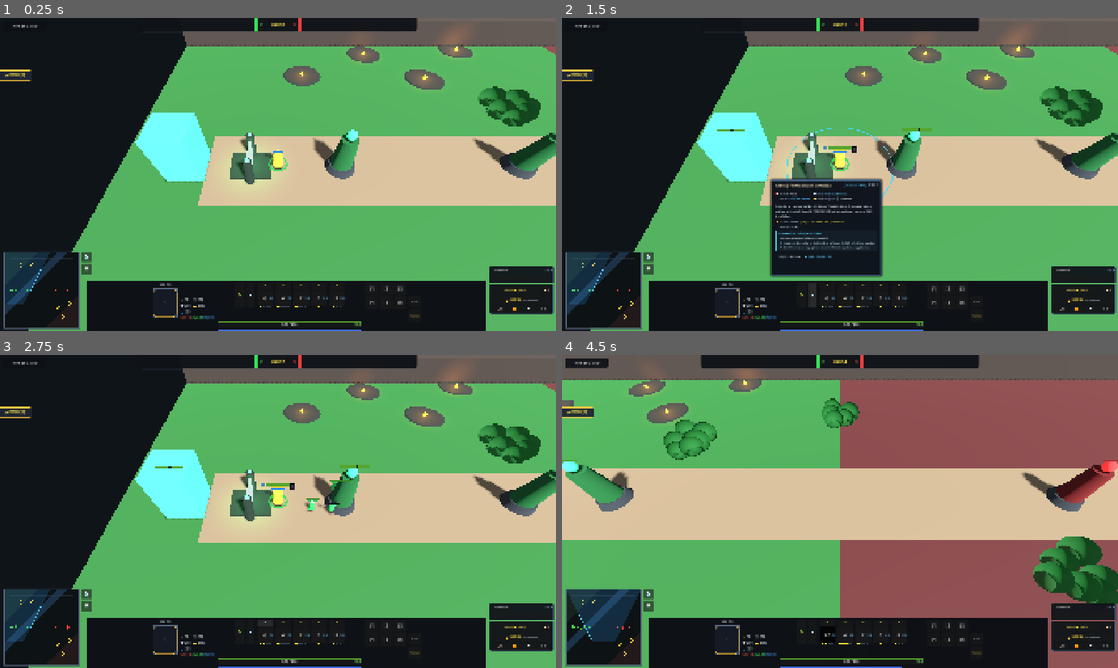
Above: before the commit, frames 1-4 (two rows, left to right).
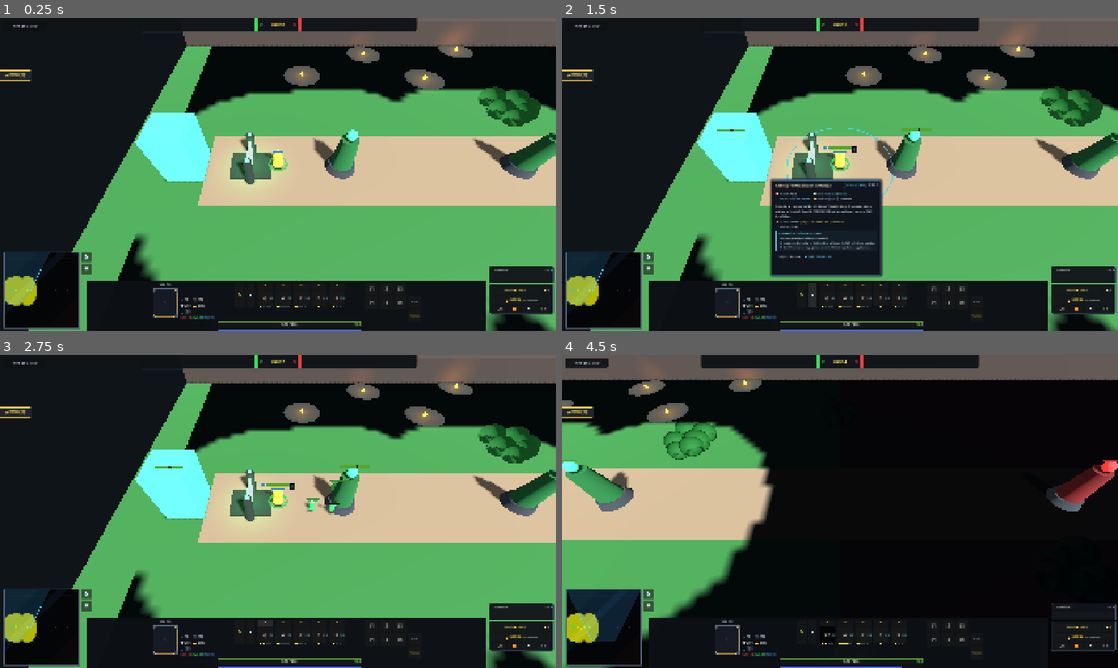
Above: after the commit, the same moments.

Repository: atalhatulu/eclipse-moba
Game: Godot game, scene res://scenes/map/moba_map_3d.tscn
Same seed, same stepped clock (60 frames per second), same inputs: the game is played once before the commit and once after it.
Inputs (mouse positions are in pixels of both pictures, inside the frame that each line leads up to):
- Up to frame 1 (0.25 s): no input
- Up to frame 2 (1.5 s): click "🌳" at 0.5 s; click "💧" at 1.25 s
- Up to frame 3 (2.75 s): click "+" at 2 s
- Up to frame 4 (4.5 s): click "Q" at 2.75 s; click "+" at 3.5 s; tap Enter at 4.25 s; drag from (606, 627) to (895, 442) at 4.27 s

The runs differ from the first frame. In frame 1, 11% of the frame differs, in the area x 0-100%, y 9-100%; in frame 2, 11%; in frame 3, 11%; in frame 4, 56%, in the area x 0-100%, y 8-100%.

Commit message:
feat: Implement authentic Dota 2 Fog of War (3-State Vision, Day/Night Cycle, 3D Ground Shader & Minimap Shroud)

Diff:
--- /dev/null
+++ b/systems/fog_of_war/dota_fog_shader.gdshader
@@ -0,0 +1,34 @@
+shader_type spatial;
+render_mode unshaded, blend_mix, cull_disabled, depth_draw_never;
+
+uniform sampler2D fog_texture : filter_linear, repeat_disable;
+uniform vec4 fog_color_unexplored : source_color = vec4(0.02, 0.03, 0.04, 0.96);
+uniform vec4 fog_color_explored : source_color = vec4(0.05, 0.07, 0.10, 0.62);
+
+void fragment() {
+	vec4 fog_sample = texture(fog_texture, UV);
+	float live_vis = fog_sample.r;
+	float explored = fog_sample.g;
+
+	if (live_vis >= 0.95) {
+		// Fully visible live area
+		ALBEDO = vec3(0.0);
+		ALPHA = 0.0;
+	} else if (live_vis > 0.05) {
+		// Soft edge transition between visible and explored/unexplored
+		vec4 base_fog = mix(fog_color_unexplored, fog_color_explored, explored);
+		ALBEDO = base_fog.rgb;
+		ALPHA = base_fog.a * (1.0 - live_vis);
+	} else {
+		// Outside live vision
+		if (explored > 0.1) {
+			// Explored Grey Fog of War (Dota 2 Memory State)
+			ALBEDO = fog_color_explored.rgb;
+			ALPHA = fog_color_explored.a * explored;
+		} else {
+			// Unexplored Pitch Black Fog
+			ALBEDO = fog_color_unexplored.rgb;
+			ALPHA = fog_color_unexplored.a;
+		}
+	}
+}
--- a/systems/fog_of_war/fog_of_war_manager.gd
+++ b/systems/fog_of_war/fog_of_war_manager.gd
@@ -1,26 +1,145 @@
 class_name FogOfWarManager
 extends Node
 
+## Authentic Dota 2 Fog of War System
+## Features: 3-State Vision (Visible, Explored Grey Fog, Unexplored Black), Day/Night Cycle, 3D Plane Shader, and Minimap Shroud.
+
 const BushArea3DClass = preload("res://scenes/map/bush_area_3d.gd")
 
-## High-performance MOBA Fog of War and Vision Management System
-## Evaluates Team Line-of-Sight, Bush Concealment, Invisibility, True Sight and Minimap Culling.
-
 @export var player_team: TeamDefinitions.Team = TeamDefinitions.Team.RADIANT
-@export var update_interval: float = 0.08 # 12.5 Hz update frequency (smooth & lightweight)
-
-const HERO_VISION_RADIUS: float = 14.0
-const TOWER_VISION_RADIUS: float = 16.0
-const CREEP_VISION_RADIUS: float = 8.5
-const OBJECTIVE_VISION_RADIUS: float = 18.0
+@export var update_interval: float = 0.08 # 12.5 Hz refresh
+
+# World Map Coordinate Bounds
+var map_bounds: Rect2 = Rect2(-65.0, -40.0, 130.0, 80.0)
+var grid_size: Vector2i = Vector2i(128, 80) # High-res grid texture
+
+# Day / Night Cycle (Dota 2: 4-minute cycles)
+var is_daytime: bool = true
+var day_night_timer: float = 0.0
+const CYCLE_DURATION: float = 240.0 # 4 minutes
+
+# Dynamic Vision Radii (Day vs Night)
+var hero_vision_radius_day: float = 15.0
+var hero_vision_radius_night: float = 9.0
+var tower_vision_radius: float = 16.0
+var creep_vision_radius: float = 8.5
+var objective_vision_radius: float = 18.0
+
+# 2D Texture Buffers for 3D Shader & Minimap
+var fog_image: Image = null
+var fog_texture: ImageTexture = null
+var fog_mesh_instance: MeshInstance3D = null
+var fog_material: ShaderMaterial = null
 
 var _timer: float = 0.0
 
+func _ready() -> void:
+	add_to_group("fog_of_war")
+	_init_texture_buffers()
+	_create_3d_fog_overlay()
+
+func _init_texture_buffers() -> void:
+	fog_image = Image.create(grid_size.x, grid_size.y, false, Image.FORMAT_RGBA8)
+	fog_image.fill(Color(0, 0, 0, 1)) # All black unexplored
+	fog_texture = ImageTexture.create_from_image(fog_image)
+
+func _create_3d_fog_overlay() -> void:
+	if not is_inside_tree() or get_parent() == null:
+		return
+
+	var parent_node = get_parent()
+	if parent_node.has_node("Dota3DFogOverlay"):
+		fog_mesh_instance = parent_node.get_node("Dota3DFogOverlay")
+		return
+
+	fog_mesh_instance = MeshInstance3D.new()
+	fog_mesh_instance.name = "Dota3DFogOverlay"
+
+	var plane = PlaneMesh.new()
+	plane.size = Vector2(map_bounds.size.x, map_bounds.size.y)
+	fog_mesh_instance.mesh = plane
+	fog_mesh_instance.position = Vector3(map_bounds.position.x + map_bounds.size.x * 0.5, 0.06, map_bounds.position.y + map_bounds.size.y * 0.5)
+
+	var shader = load("res://systems/fog_of_war/dota_fog_shader.gdshader")
+	if shader != null:
+		fog_material = ShaderMaterial.new()
+		fog_material.shader = shader
+		fog_material.set_shader_parameter("fog_texture", fog_texture)
+		fog_mesh_instance.material_override = fog_material
+
+	parent_node.add_child(fog_mesh_instance)
+
 func _process(delta: float) -> void:
+	_update_day_night_cycle(delta)
+
 	_timer += delta
 	if _timer >= update_interval:
 		_timer = 0.0
-		_update_world_entities_visibility()
+		_update_fog_grid_and_visibility()
+
+func _update_day_night_cycle(delta: float) -> void:
+	day_night_timer += delta
+	if day_night_timer >= CYCLE_DURATION:
+		day_night_timer = 0.0
+		is_daytime = not is_daytime
+		if Engine.has_singleton("GameEvents") or is_instance_valid(GameEvents):
+			GameEvents.game_time_updated.emit(day_night_timer)
+
+func get_current_hero_vision_radius() -> float:
+	return hero_vision_radius_day if is_daytime else hero_vision_radius_night
+
+func _update_fog_grid_and_visibility() -> void:
+	if fog_image == null:
+		return
+
+	# Gather all active vision sources for player_team
+	var vision_sources: Array[Dictionary] = [] # [{pos: Vector3, radius: float}]
+
+	var h_radius = get_current_hero_vision_radius()
+	for h in HeroEntity.active_heroes:
+		if _is_alive(h) and h.team == player_team:
+			var p = h.global_position if (h.is_inside_tree() or h.global_position != Vector3.ZERO) else h.position
+			vision_sources.append({"pos": p, "radius": h_radius})
+
+	for tw in TowerEntity.active_towers:
+		if _is_alive(tw) and tw.team == player_team:
+			var p = tw.global_position if (tw.is_inside_tree() or tw.global_position != Vector3.ZERO) else tw.position
+			vision_sources.append({"pos": p, "radius": tower_vision_radius})
+
+	for c in CreepEntity.active_creeps:
+		if _is_alive(c) and c.team == player_team:
+			var p = c.global_position if (c.is_inside_tree() or c.global_position != Vector3.ZERO) else c.position
+			vision_sources.append({"pos": p, "radius": creep_vision_radius})
+
+	# Update Texture Buffer
+	for y in range(grid_size.y):
+		var norm_y = float(y) / float(grid_size.y)
+		var world_z = map_bounds.position.y + norm_y * map_bounds.size.y
+
+		for x in range(grid_size.x):
+			var norm_x = float(x) / float(grid_size.x)
+			var world_x = map_bounds.position.x + norm_x * map_bounds.size.x
+			var pt = Vector3(world_x, 0, world_z)
+
+			var is_live_vis = false
+			for src in vision_sources:
+				if pt.distance_to(src.pos) <= src.radius:
+					is_live_vis = true
+					break
+
+			var cur_col = fog_image.get_pixel(x, y)
+			var explored_val = cur_col.g
+			if is_live_vis:
+				explored_val = 1.0 # Mark explored permanently
+				fog_image.set_pixel(x, y, Color(1.0, explored_val, 0.0, 1.0))
+			else:
+				# 0 live vision, keep explored state
+				fog_image.set_pixel(x, y, Color(0.0, explored_val, 0.0, 1.0))
+
+	fog_texture.update(fog_image)
+
+	# Update 3D Entity Visibility in World
+	_update_world_entities_visibility()
 
 func _update_world_entities_visibility() -> void:
 	if not is_inside_tree() or get_tree() == null:
@@ -29,9 +148,8 @@
 	var combat_ents = get_tree().get_nodes_in_group("combat_entities")
 	for ent in combat_ents:
 		if ent is BaseCombatEntity and is_instance_valid(ent) and ent.is_alive():
-			if ent.team != player_team:
+			if ent.team != player_team and not (ent is TowerEntity or ent is ObjectiveEntity):
 				var is_vis = is_entity_visible_to_team(ent, player_team)
-				# Update entity 3D visibility
 				if ent.visible != is_vis:
 					ent.visible = is_vis
 
@@ -46,7 +164,6 @@
 	if not _is_alive(target):
 		return false
 
-	# Friendly units and major structures are always visible
 	if target.team == viewer_team or target is TowerEntity or target is ObjectiveEntity:
 		return true
 
@@ -56,38 +173,35 @@
 	if target.has_meta("current_bush"):
 		var bush = target.get_meta("current_bush")
 		if is_instance_valid(bush) and (bush is BushArea3DClass or bush.has_method("has_team_member")):
-			# Only visible if viewer_team has someone in the SAME bush or True Sight
 			if not bush.has_team_member(viewer_team) and not is_point_in_true_sight(t_pos, viewer_team):
 				return false
 
-	# 2. Invisibility / Stealth Status Check
+	# 2. Invisibility / Stealth Check
 	if "is_invisible" in target and target.is_invisible:
 		if not is_point_in_true_sight(t_pos, viewer_team):
 			return false
 
-	# 3. Vision Range Check against all viewer_team units
+	# 3. Line of Sight Check
 	return is_point_visible_to_team(t_pos, viewer_team)
 
 func is_point_visible_to_team(point: Vector3, viewer_team: TeamDefinitions.Team) -> bool:
-	# Check Heroes
+	var h_radius = get_current_hero_vision_radius()
 	for h in HeroEntity.active_heroes:
 		if _is_alive(h) and h.team == viewer_team:
 			var h_pos = h.global_position if (h.is_inside_tree() or h.global_position != Vector3.ZERO) else h.position
-			if h_pos.distance_to(point) <= HERO_VISION_RADIUS:
-				return true
-
-	# Check Towers
+			if h_pos.distance_to(point) <= h_radius:
+				return true
+
 	for tw in TowerEntity.active_towers:
 		if _is_alive(tw) and tw.team == viewer_team:
 			var tw_pos = tw.global_position if (tw.is_inside_tree() or tw.global_position != Vector3.ZERO) else tw.position
-			if tw_pos.distance_to(point) <= TOWER_VISION_RADIUS:
-				return true
-
-	# Check Creeps
+			if tw_pos.distance_to(point) <= tower_vision_radius:
+				return true
+
 	for c in CreepEntity.active_creeps:
 		if _is_alive(c) and c.team == viewer_team:
 			var c_pos = c.global_position if (c.is_inside_tree() or c.global_position != Vector3.ZERO) else c.position
-			if c_pos.distance_to(point) <= CREEP_VISION_RADIUS:
+			if c_pos.distance_to(point) <= creep_vision_radius:
 				return true
 
 	return false
@@ -96,6 +210,6 @@
 	for tw in TowerEntity.active_towers:
 		if _is_alive(tw) and tw.team == viewer_team:
 			var tw_pos = tw.global_position if (tw.is_inside_tree() or tw.global_position != Vector3.ZERO) else tw.position
-			if tw_pos.distance_to(point) <= TOWER_VISION_RADIUS:
+			if tw_pos.distance_to(point) <= tower_vision_radius:
 				return true
 	return false
--- a/systems/ui/dota_minimap.gd
+++ b/systems/ui/dota_minimap.gd
@@ -73,6 +73,8 @@
 		var combat_ents = get_tree().get_nodes_in_group("combat_entities")
 		for c in combat_ents:
 			if (c is CreepEntity or c is NeutralCreepEntity) and c.is_alive():
+				if not c.visible:
+					continue
 				var c_pos = _world_to_minimap(c.global_position)
 				var c_col = Color(0.3, 0.8, 0.25)
 				if c.team == TeamDefinitions.Team.DIRE:
@@ -81,10 +83,17 @@
 					c_col = Color(0.95, 0.80, 0.25) # Gold for Neutrals
 				draw_circle(c_pos, 2.0, c_col)
 
-		# 5. Heroes
+		# 5. Fog of War Shroud Layer (Dota 2 Minimap Darkening)
+		var fow_mgr = get_tree().get_first_node_in_group("fog_of_war")
+		if fow_mgr != null and "fog_texture" in fow_mgr and fow_mgr.fog_texture != null:
+			draw_texture_rect(fow_mgr.fog_texture, Rect2(0, 0, w, h), false, Color(1, 1, 1, 0.70))
+
+		# 6. Heroes
 		var heroes = get_tree().get_nodes_in_group("heroes")
 		for hero_node in heroes:
 			if hero_node is HeroEntity and hero_node.is_alive():
+				if not hero_node.visible and hero_node != target_hero:
+					continue
 				var h_pos = _world_to_minimap(hero_node.global_position)
 				var is_player = (hero_node == target_hero)
 				var h_col = Color(0.2, 0.9, 1.0) if is_player else (Color(0.3, 0.85, 0.3) if hero_node.team == TeamDefinitions.Team.RADIANT else Color(0.95, 0.25, 0.25))
@@ -101,7 +110,7 @@
 				draw_line(h_pos, tip, Color.WHITE if is_player else Color.BLACK, 1.5)
 				draw_colored_polygon(PackedVector2Array([tip, tip - dir_2d * 3.0 + right, tip - dir_2d * 3.0 - right]), h_col)
 
-	# 6. Camera View Frustum Cone (Mavi Saydam Görüş Yamuğu - map.png reference)
+	# 7. Camera View Frustum Cone (Mavi Saydam Görüş Yamuğu - map.png reference)
 	_draw_camera_frustum()
 
 	# 7. Map Border (Crisp outer frame)
Not shown, added: core/entities/heroes/components/hero_animator_3d.gd.uid
Not shown, added: scenes/map/bush_area_3d.gd.uid
Not shown, added: systems/fog_of_war/fog_of_war_manager.gd.uid
